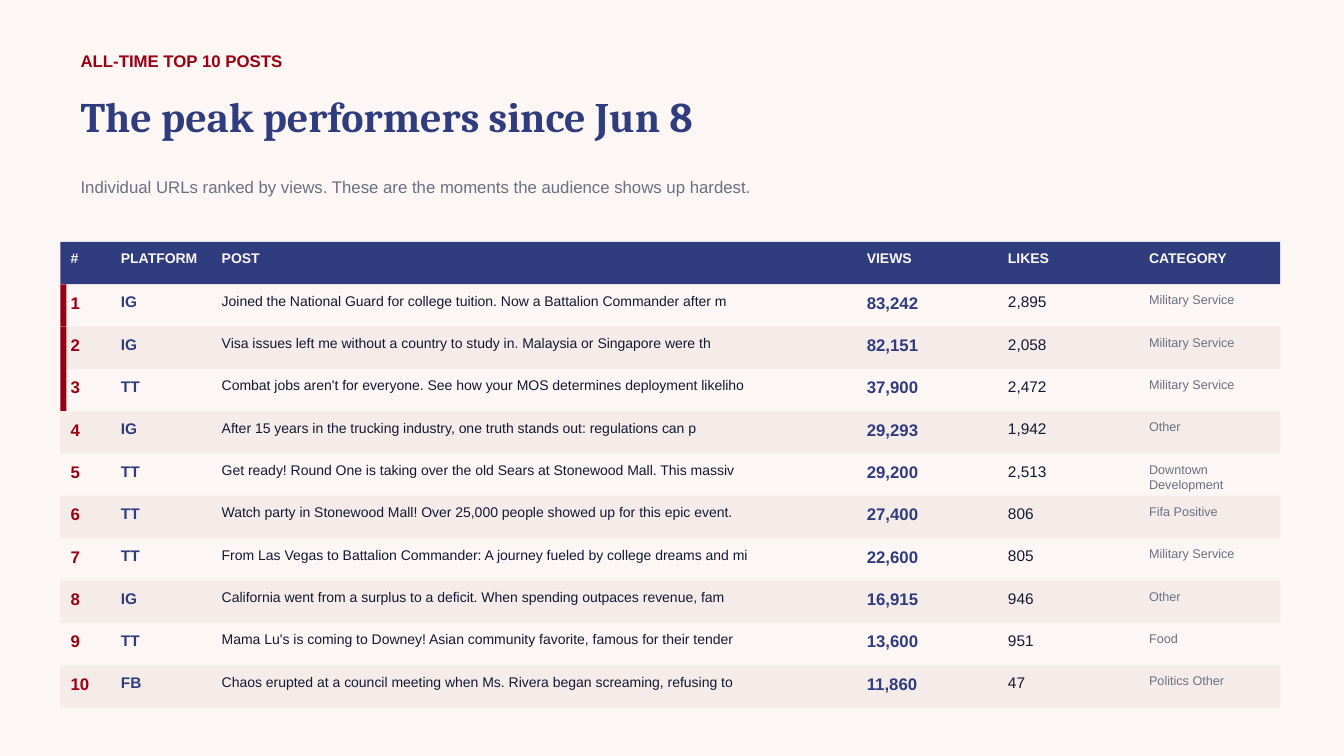
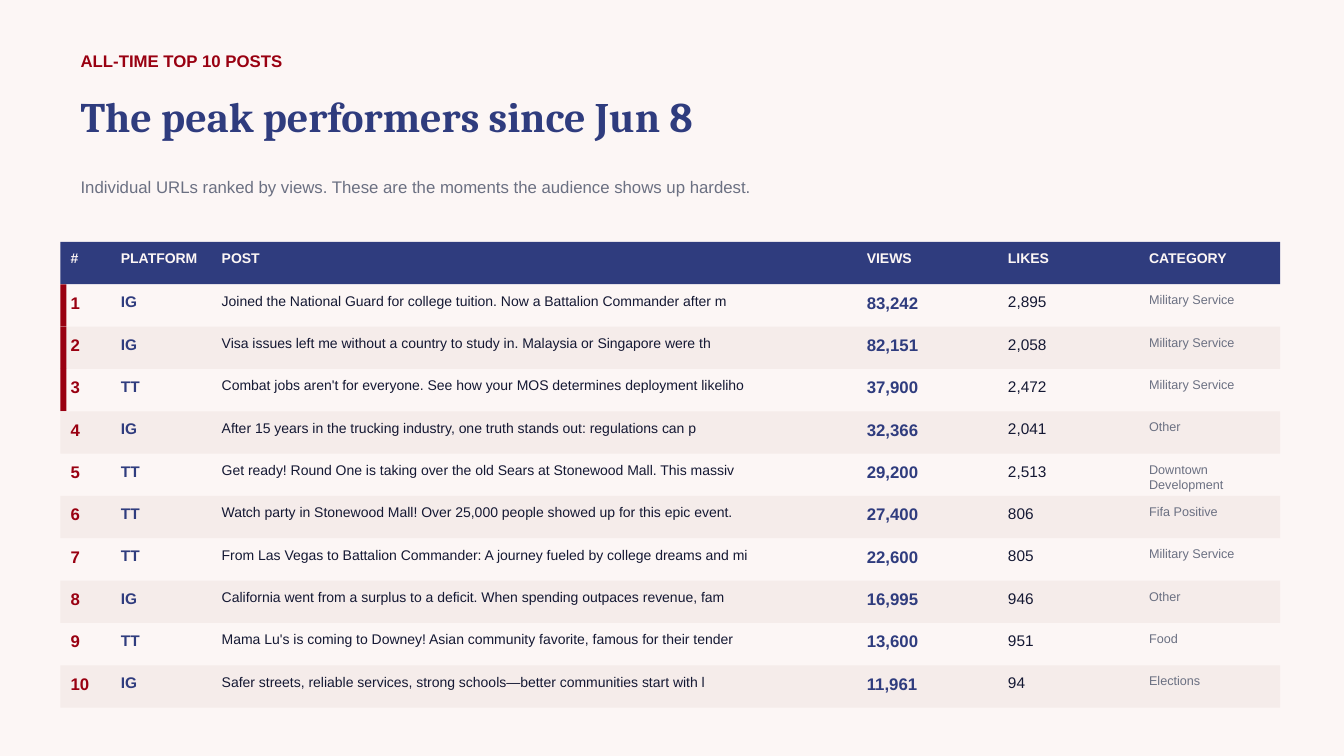
Before and after one commit to zvmmer/talking-downey-kpis, a slide deck: slide 6 of OVERALL_REPORT.pptx. Drawn at 1344x756 pixels with LibreOffice and Linux fonts; fonts in the diff are those of the drawing. Boxes give left, top, right and bottom in pixels: in the first picture for what was removed or moved away, otherwise in the second. Text is boxed around its words. In the diff, an @@ line names an element or a change of style, - is before the commit and + after.

```diff
--- a/OVERALL_REPORT.pptx
+++ b/OVERALL_REPORT.pptx
@@ text at bbox=[867, 424, 918, 439]: text changed @@
-29,293
+32,366
@@ text at bbox=[1008, 423, 1047, 436]: text changed @@
-1,942
+2,041
@@ text at bbox=[867, 593, 918, 608]: text changed @@
-16,915
+16,995
@@ text at bbox=[121, 677, 137, 688]: text changed @@
-FB
+IG
@@ text at bbox=[222, 677, 705, 690]: text changed @@
-Chaos erupted at a council meeting when Ms. Rivera began screaming, refusing to
+Safer streets, reliable services, strong schools—better communities start with l
@@ text at bbox=[867, 678, 917, 693]: text changed @@
-11,860
+11,961
@@ text at bbox=[1008, 677, 1025, 688]: text changed @@
-47
+94
@@ text at bbox=[1149, 676, 1200, 685]: text changed @@
-Politics Other
+Elections
```
Also in this commit, not shown: 5 other slides changed, 5 other files.
